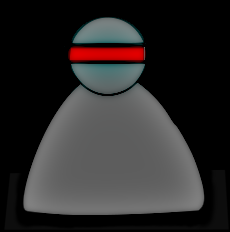
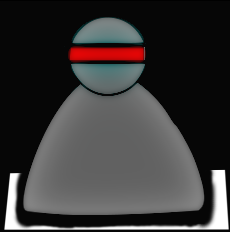
Two versions of the same layered image (230x232). Layer-by-layer changes:
added layer "Highlight" above "Shadow" over [0, 1, 230, 232]
"Transparency": opacity 5% → 100% over [4, 169, 230, 230]
painted on "Pasted Layer", unmasked it over [0, 1, 230, 232]
